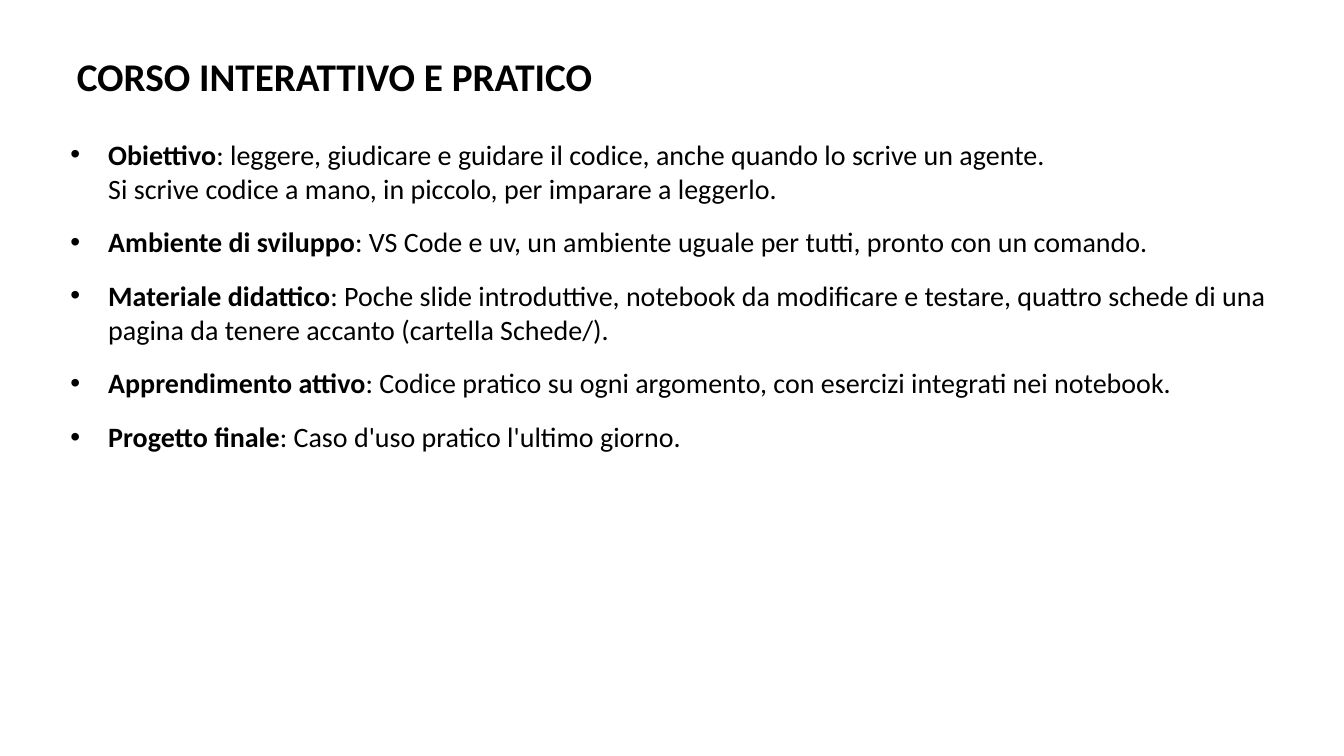
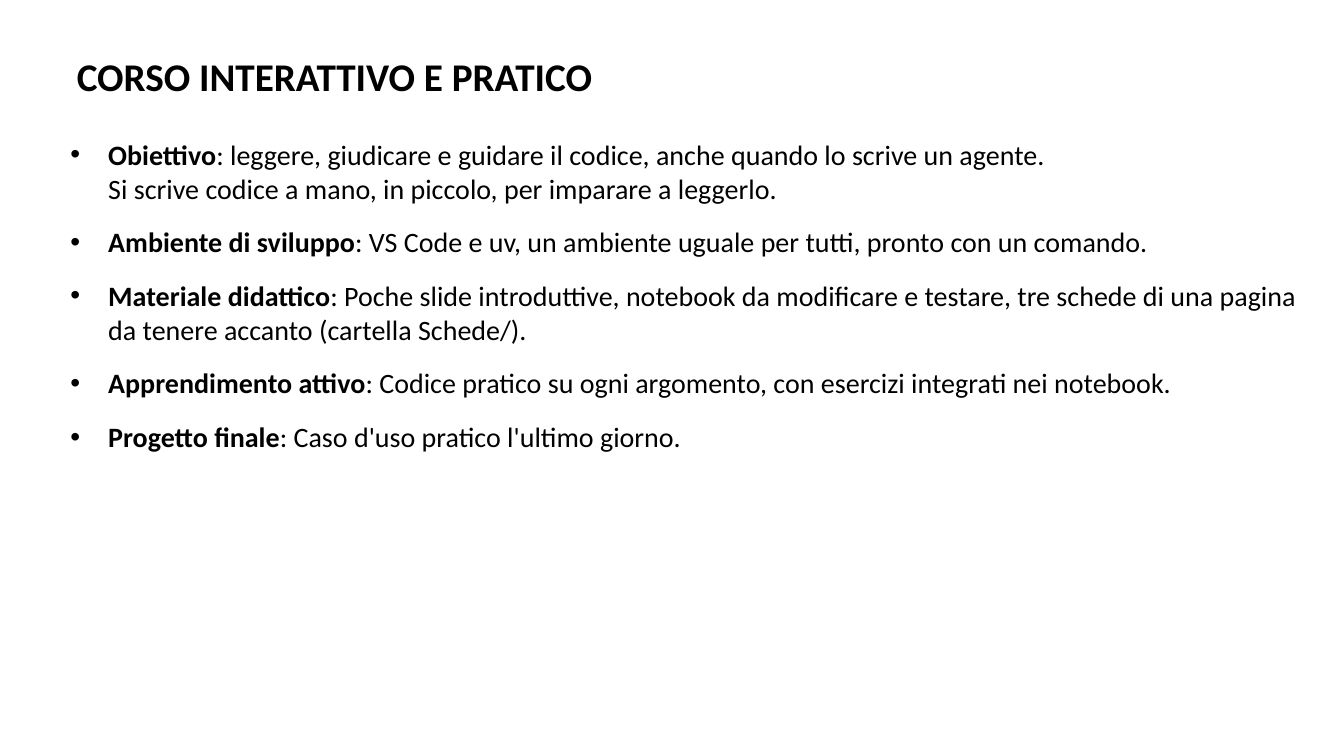
Before and after one commit to AndreaCorvaglia0/python-base-utilities, a slide deck: slide 4 of Slides/Presentazione_python_base.pptx. Drawn at 1344x756 pixels with LibreOffice and Linux fonts; fonts in the diff are those of the drawing; background and template pictures are left out. Boxes give left, top, right and bottom in pixels: in the first picture for what was removed or moved away, otherwise in the second. Text is boxed around its words. In the diff, an @@ line names an element or a change of style, - is before the commit and + after.

```diff
--- a/Slides/Presentazione_python_base.pptx
+++ b/Slides/Presentazione_python_base.pptx
@@ text at (108, 286, 1296, 344): text changed @@
-• Materiale didattico: Poche slide introduttive, notebook da modificare e testare, quattro schede di una pagina da tenere accanto (cartella Schede/).
+• Materiale didattico: Poche slide introduttive, notebook da modificare e testare, tre schede di una pagina da tenere accanto (cartella Schede/).
```
Also in this commit, not shown: 2 other slides changed, 30 other files.
